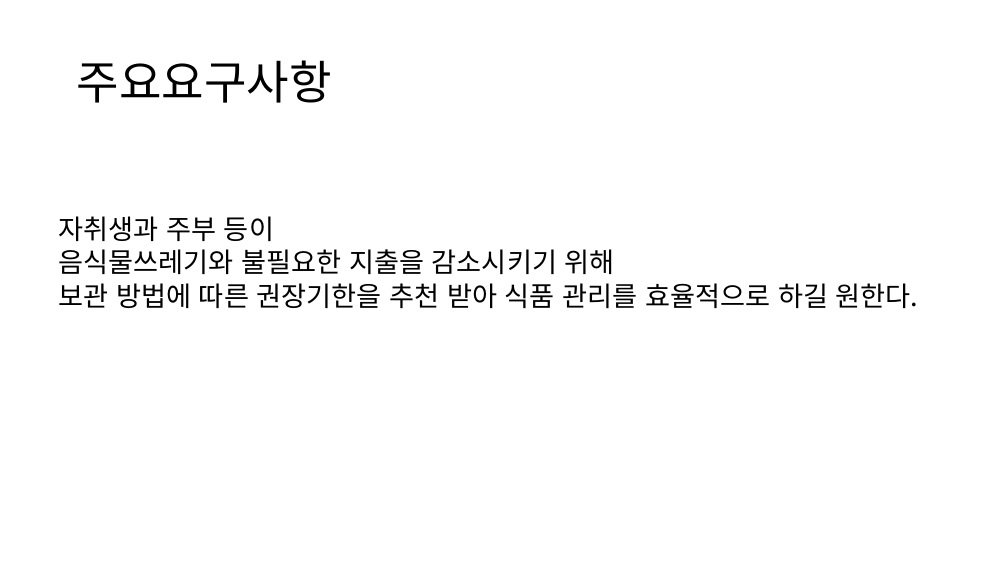
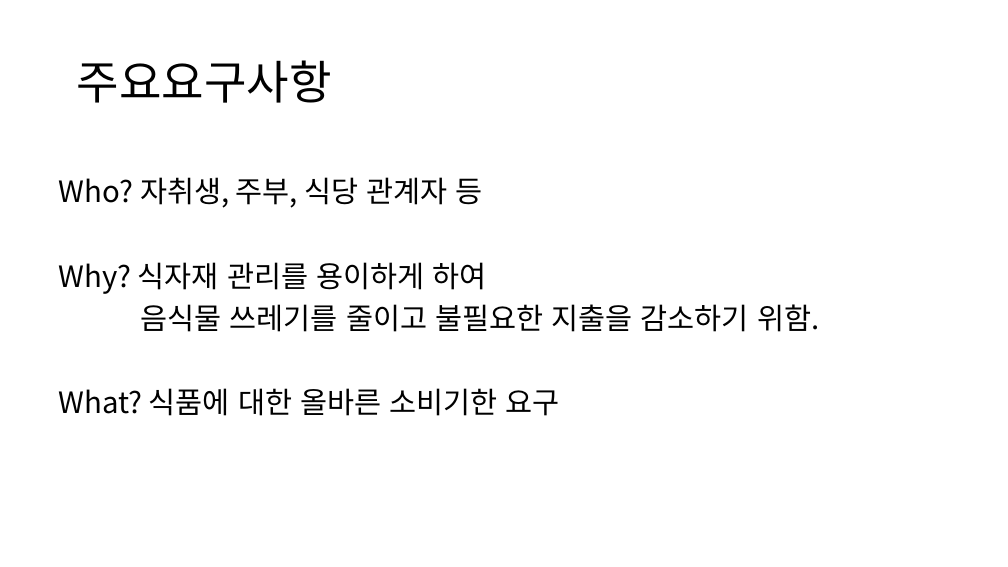
Before and after one commit to LumiereKANG/SW_development, a slide deck: slide 5 of ETC/프로젝트 제안서 7조.pptx (slide 4 before the commit). Drawn at 1008x567 pixels with LibreOffice and Linux fonts; fonts in the diff are those of the drawing. Boxes give left, top, right and bottom in pixels: in the first picture for what was removed or moved away, otherwise in the second. Text is boxed around its words. In the diff, an @@ line names an element or a change of style, - is before the commit and + after.

```diff
--- a/ETC/프로젝트 제안서 7조.pptx
+++ b/ETC/프로젝트 제안서 7조.pptx
@@ text at box(59, 177, 819, 416): text changed; size 25.9 to 28 pt @@
-자취생과 주부 등이
-음식물쓰레기와 불필요한 지출을 감소시키기 위해
-보관 방법에 따른 권장기한을 추천 받아 식품 관리를 효율적으로 하길 원한다.
+Who? 자취생, 주부, 식당 관계자 등
+Why? 식자재 관리를 용이하게 하여
+음식물 쓰레기를 줄이고 불필요한 지출을 감소하기 위함.
+What? 식품에 대한 올바른 소비기한 요구
```
Also in this commit, not shown: 4 other slides changed, 2 slides added, 3 slides removed, 1 other file.
